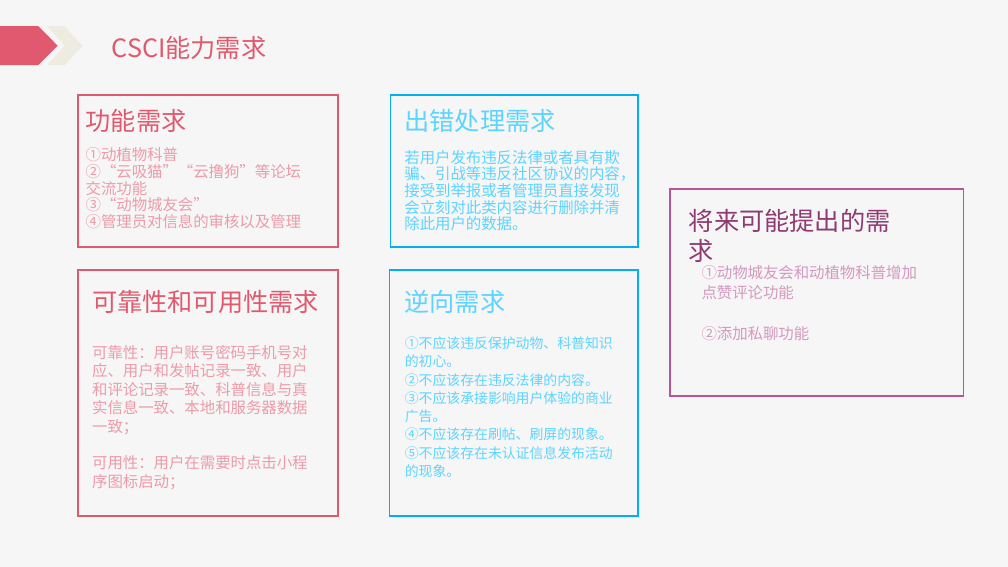
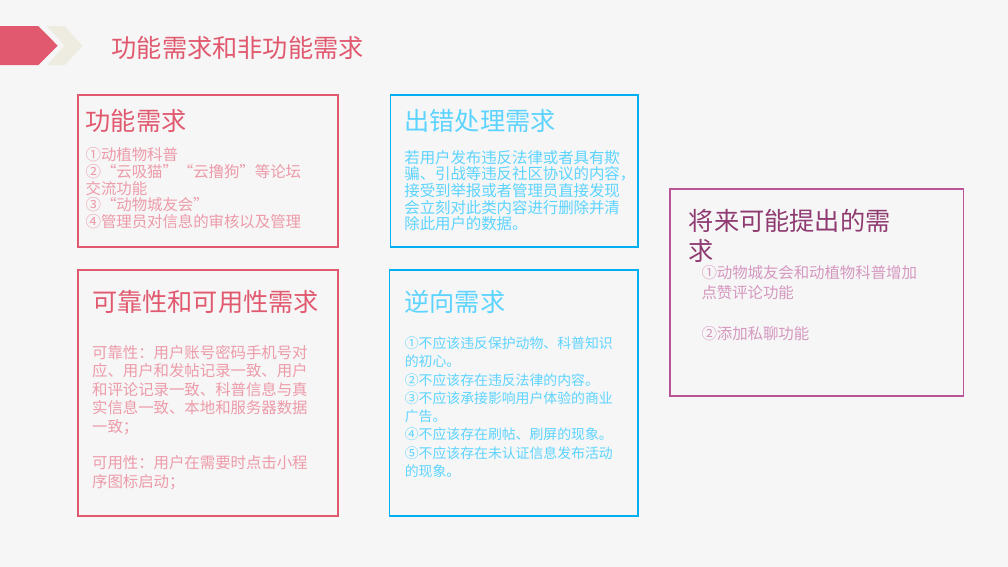
Before and after one commit to Katashixz/ZUCCbiosphere, a slide deck: slide 9 of 软件需求规格说明/SE2021-G005-软件需求说明.pptx. Drawn at 1008x567 pixels with LibreOffice and Linux fonts; fonts in the diff are those of the drawing. Boxes give left, top, right and bottom in pixels: in the first picture for what was removed or moved away, otherwise in the second. Text is boxed around its words. In the diff, an @@ line names an element or a change of style, - is before the commit and + after.

```diff
--- a/软件需求规格说明/SE2021-G005-软件需求说明.pptx
+++ b/软件需求规格说明/SE2021-G005-软件需求说明.pptx
@@ text at (112,36,364,59): text changed @@
-CSCI能力需求
+功能需求和非功能需求
```
Also in this commit, not shown: 3 other slides changed, 2 slides added, 31 other files.
